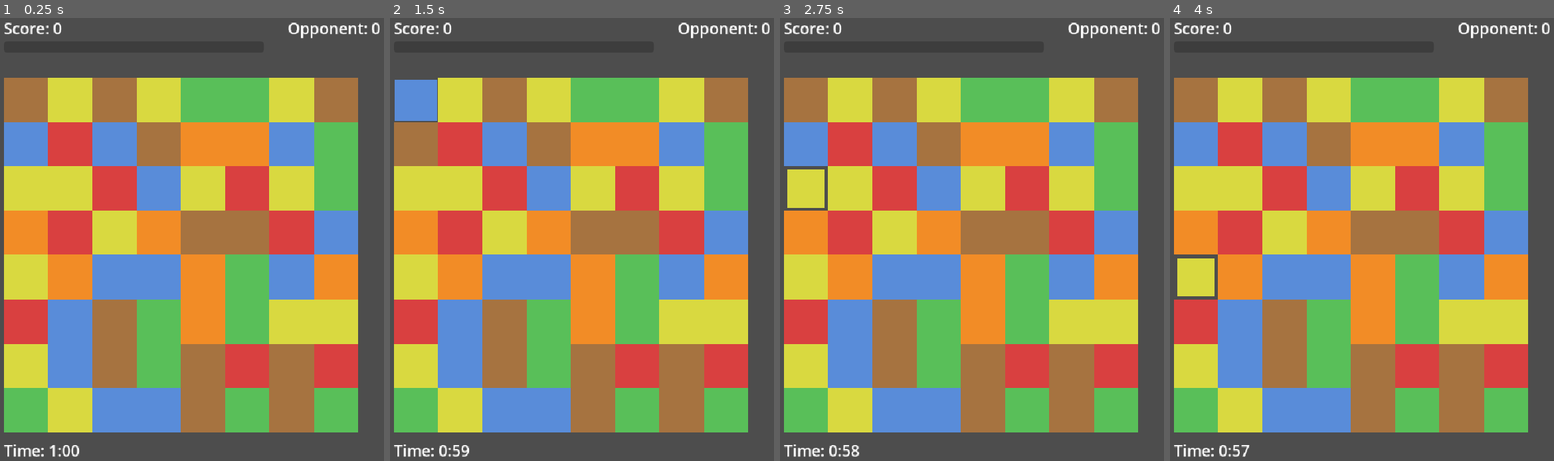
Above: before the commit, frames 1-4 (left to right).
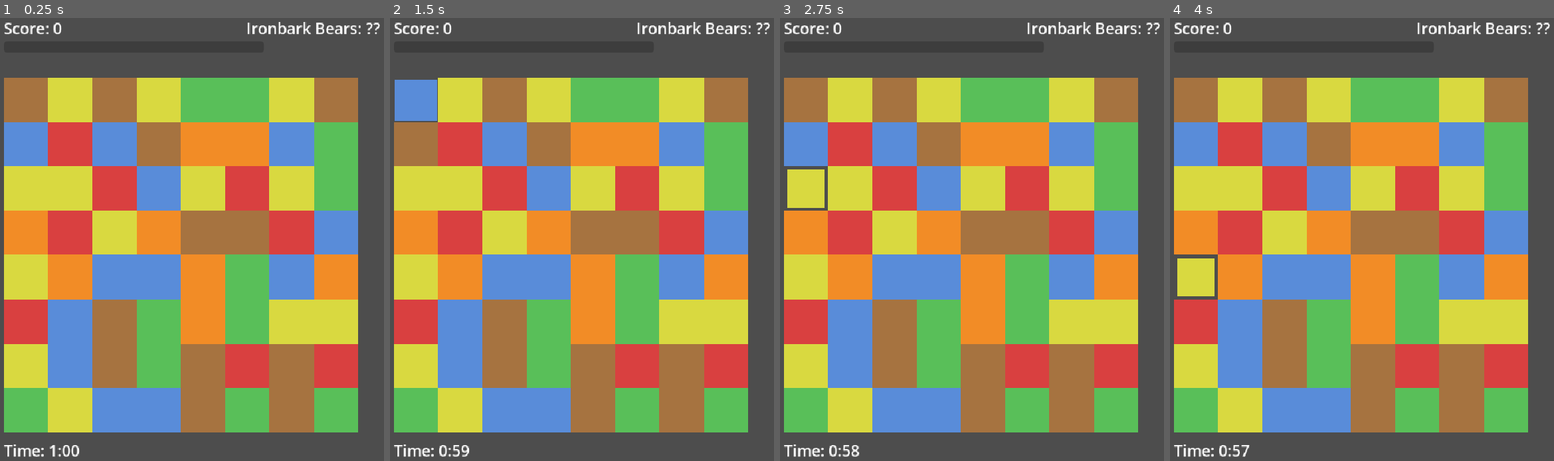
Above: after the commit, the same moments.

Repository: Pazderk/Wild-League-Match
Game: Godot game, scene res://scenes/board.tscn
The game is run twice, just before and just after one commit, with the same random seed, the same clock (stepped at 60 frames per second) and the same inputs.
Inputs (mouse positions are in pixels of both pictures, inside the frame that each line leads up to):
- Up to frame 1 (0.25 s): no input
- Up to frame 2 (1.5 s): tap Enter at 0.5 s; move the mouse to (416, 102) at 0.52 s; click (416, 102) at 0.67 s; move the mouse to (416, 146) at 1.27 s; click (416, 146) at 1.42 s
- Up to frame 3 (2.75 s): tap Space at 2 s; move the mouse to (806, 190) at 2.02 s; click (806, 190) at 2.17 s
- Up to frame 4 (4 s): tap Enter at 2.75 s; move the mouse to (1196, 235) at 2.77 s; click (1196, 235) at 2.92 s; tap Space at 3.5 s; move the mouse to (1196, 279) at 3.52 s; click (1196, 279) at 3.67 s

The runs differ from the first frame. In frame 1, 0.5% of the frame differs, in the area x 64-99%, y 0-5%; in frame 2, 0.5%; in frame 3, 0.5%; in frame 4, 0.5%.

Commit message:
Add 8-team season with per-team score ranges and a hidden-until-crunch-time opponent score
- New SeasonManager autoload: 8 teams played in sequence (looping), each
  with its own target-score range; the Vipers are a rival with a notably
  higher range. Win/loss is tracked per team and persisted to disk, so it
  survives closing and reopening the game.
- The opponent's score for the game is rolled from the current team's
  range at the start and fixed for the whole game, but stays hidden on the
  HUD ("Team: ??") until 15 seconds remain, then reveals. Walk-off Win can
  now only fire after that reveal, so the earliest one can happen is with
  15 seconds left instead of potentially in the first few moves.
- End screen now shows the just-played team's record and the season总 win-
  loss totals alongside the existing box score.

Diff:
--- a/project.godot
+++ b/project.godot
@@ -22,6 +22,10 @@
 window/stretch/mode="canvas_items"
 window/stretch/aspect="expand"
 
+[autoload]
+
+SeasonManager="*res://scripts/season_manager.gd"
+
 [physics]
 
 3d/physics_engine="Jolt Physics"
--- a/scenes/board.tscn
+++ b/scenes/board.tscn
@@ -20,7 +20,7 @@
 offset_bottom = 50.0
 theme_override_font_sizes/font_size = 28
 horizontal_alignment = 2
-text = "Opponent: 0"
+text = "Team: ??"
 
 [node name="RallyBar" type="ProgressBar" parent="."]
 offset_left = 20.0
@@ -113,9 +113,9 @@
 [node name="EndPanel" type="Panel" parent="."]
 visible = false
 offset_left = 60.0
-offset_top = 330.0
+offset_top = 300.0
 offset_right = 660.0
-offset_bottom = 680.0
+offset_bottom = 715.0
 
 [node name="EndTitleLabel" type="Label" parent="EndPanel"]
 offset_left = 20.0
@@ -133,21 +133,23 @@
 offset_bottom = 120.0
 theme_override_font_sizes/font_size = 22
 horizontal_alignment = 1
-text = "Final Score: 0   Opponent: 0"
+text = "Final Score: 0   Team: 0"
 
 [node name="StatsLabel" type="Label" parent="EndPanel"]
 offset_left = 20.0
 offset_top = 135.0
 offset_right = 580.0
-offset_bottom = 245.0
+offset_bottom = 280.0
 theme_override_font_sizes/font_size = 18
 horizontal_alignment = 1
 text = "Doubles: 0   Triples: 0   Home Runs: 0
-Grand Slams: 0   MVP Blasts: 0   Longest Cascade: 0"
+Grand Slams: 0   MVP Blasts: 0   Longest Cascade: 0
+
+vs Team: 0-0      Season: 0-0"
 
 [node name="PlayAgainButton" type="Button" parent="EndPanel"]
 offset_left = 200.0
-offset_top = 270.0
+offset_top = 305.0
 offset_right = 380.0
-offset_bottom = 320.0
+offset_bottom = 355.0
 text = "Play Again"
--- a/scripts/board.gd
+++ b/scripts/board.gd
@@ -1,8 +1,8 @@
 extends Node2D
 
 ## One "game": an 8x8 swap-3 board played against a running clock, racing a
-## live opponent score that climbs over the course of the game. Beat their
-## live score when time runs out (or hit a Walk-off Win first) to win.
+## hidden opponent score that's revealed with 15 seconds left. Beat it when
+## time runs out (or hit a Walk-off Win in that final stretch) to win.
 ##
 ## Tiles never move as nodes — we swap/shift the `gem_type`/`special_type`
 ## values stored on each fixed-position tile, which keeps match/gravity logic
@@ -33,11 +33,11 @@
 # 10s Rally window itself) resumes.
 const RALLY_ANNOUNCE_DURATION := 2.0
 
-# The opponent's live score climbs toward this by the time the clock runs
-# out (with some randomness in pacing), rather than sitting at a fixed number
-# the whole game.
-const OPPONENT_TICK_MIN := 3.0
-const OPPONENT_TICK_MAX := 7.0
+# The opponent's score is rolled (from the current team's range) and fixed
+# at game start, but stays hidden on the HUD until this many seconds remain —
+# a Walk-off Win can't happen before the reveal, so the earliest one can ever
+# fire is right at this mark.
+const OPPONENT_REVEAL_TIME_LEFT := 15.0
 
 # Consecutive successful swaps build a small bonus on top of everything else;
 # a whiffed swap or a few idle seconds resets it.
@@ -78,10 +78,10 @@
 var game_over := false
 var score := 0
 
-# Placeholder for now; a SeasonManager will later pass this in per-game,
-# rising each season/rival/playoff instead of being fixed here. This is what
-# the opponent's live score climbs toward, not a fixed win threshold itself.
-var target_score := 5000
+# Rolled from the current SeasonManager team's range at _ready(); this game's
+# fixed (but initially hidden) score to beat.
+var target_score := 0
+var current_team_name := ""
 
 var time_left := SESSION_SECONDS
 var rally_meter := 0.0
@@ -90,8 +90,7 @@
 var final_move_active := false
 
 var opponent_score := 0
-var opponent_tick_timer := 0.0
-var opponent_next_tick := 0.0
+var opponent_revealed := false
 
 var hot_hand_streak := 0
 var hot_hand_idle_timer := 0.0
@@ -107,14 +106,19 @@
 func _ready() -> void:
 	randomize()
 	_build_board()
-	opponent_label.text = "Opponent: %d" % opponent_score
+
+	var team: Dictionary = SeasonManager.get_current_team()
+	current_team_name = team.name
+	target_score = SeasonManager.roll_target_score()
+	opponent_score = target_score
+	opponent_label.text = "%s: ??" % current_team_name
+
 	_update_time_label()
 	rally_bar.max_value = RALLY_METER_MAX
 	rally_bar.value = 0.0
 	rally_status_label.visible = false
 	rally_announcement.visible = false
 	hot_hand_label.visible = false
-	opponent_next_tick = randf_range(OPPONENT_TICK_MIN, OPPONENT_TICK_MAX)
 
 	var generator := AudioStreamGenerator.new()
 	generator.mix_rate = 44100.0
@@ -135,11 +139,10 @@
 		time_left = max(time_left - delta, 0.0)
 		_update_time_label()
 
-		opponent_tick_timer += delta
-		if opponent_tick_timer >= opponent_next_tick:
-			opponent_tick_timer = 0.0
-			opponent_next_tick = randf_range(OPPONENT_TICK_MIN, OPPONENT_TICK_MAX)
-			_opponent_scores()
+		if not opponent_revealed and time_left <= OPPONENT_REVEAL_TIME_LEFT:
+			opponent_revealed = true
+			opponent_label.text = "%s: %d" % [current_team_name, opponent_score]
+			_show_big_play("FINAL STRETCH!")
 
 		hot_hand_idle_timer += delta
 		if hot_hand_idle_timer >= HOT_HAND_DECAY_IDLE_SECONDS and hot_hand_streak > 0:
@@ -155,18 +158,6 @@
 		rally_status_label.text = "RALLY! x%d (%ds)" % [RALLY_MULTIPLIER, ceil(rally_time_left)]
 		if rally_time_left <= 0.0:
 			rally_status_label.visible = false
-
-
-## The opponent's score climbs in irregular bursts rather than a smooth ramp,
-## generally tracking toward target_score by the time the clock runs out —
-## it's meant to feel like a live scoreboard, not a fixed number to clear.
-func _opponent_scores() -> void:
-	var time_fraction: float = clamp((SESSION_SECONDS - time_left) / SESSION_SECONDS, 0.0, 1.0)
-	var expected: float = target_score * time_fraction
-	var deficit: float = max(expected - opponent_score, 0.0)
-	var gain: int = int(max(20.0, deficit * randf_range(0.6, 1.4)))
-	opponent_score += gain
-	opponent_label.text = "Opponent: %d" % opponent_score
 
 
 func _update_time_label() -> void:
@@ -202,9 +193,17 @@
 	game_over = true
 	var did_win := score >= opponent_score
 	end_title_label.text = "YOU WIN!" if did_win else "GAME OVER"
-	final_score_label.text = "Final Score: %d   Opponent: %d" % [score, opponent_score]
-	stats_label.text = "Doubles: %d   Triples: %d   Home Runs: %d\nGrand Slams: %d   MVP Blasts: %d   Longest Cascade: %d" % [
-		stat_doubles, stat_triples, stat_home_runs, stat_grand_slams, stat_mvp_blasts, stat_longest_cascade
+	final_score_label.text = "Final Score: %d   %s: %d" % [score, current_team_name, opponent_score]
+
+	SeasonManager.report_result(did_win)
+	var record: Dictionary = SeasonManager.get_record(current_team_name)
+	var totals: Dictionary = SeasonManager.get_season_totals()
+	stats_label.text = ("Doubles: %d   Triples: %d   Home Runs: %d\n" +
+		"Grand Slams: %d   MVP Blasts: %d   Longest Cascade: %d\n\n" +
+		"vs %s: %d-%d      Season: %d-%d") % [
+		stat_doubles, stat_triples, stat_home_runs,
+		stat_grand_slams, stat_mvp_blasts, stat_longest_cascade,
+		current_team_name, record.wins, record.losses, totals.wins, totals.losses
 	]
 	end_panel.visible = true
 
@@ -499,7 +498,7 @@
 		await get_tree().create_timer(0.1).timeout
 
 		var is_walkoff_event := event_label == "HOME RUN!" or event_label == "MVP BLAST!" or rally_just_started
-		if is_walkoff_event and score_before_step < opponent_score and score >= opponent_score:
+		if is_walkoff_event and opponent_revealed and score_before_step < opponent_score and score >= opponent_score:
 			await _trigger_walkoff()
 			return
 
--- /dev/null
+++ b/scripts/season_manager.gd
@@ -0,0 +1,86 @@
+extends Node
+
+## Autoload: survives scene reloads (the "Play Again" button just reloads
+## board.tscn), so the season schedule and win/loss records persist across
+## games within a session, and to disk across closing/reopening the app.
+##
+## 8 teams played in order, looping back to game 1 after the season ends.
+## The Vipers are the rival: a notably higher score range than the rest.
+
+const SAVE_PATH := "user://season_save.json"
+
+var teams := [
+	{"name": "Ironbark Bears", "min_score": 3500, "max_score": 4500, "rival": false},
+	{"name": "Riverside Otters", "min_score": 3800, "max_score": 4800, "rival": false},
+	{"name": "Copper Hawks", "min_score": 4000, "max_score": 5000, "rival": false},
+	{"name": "Frostpaw Wolves", "min_score": 4200, "max_score": 5200, "rival": false},
+	{"name": "Sundown Foxes", "min_score": 4400, "max_score": 5400, "rival": false},
+	{"name": "Highland Owls", "min_score": 4600, "max_score": 5600, "rival": false},
+	{"name": "Summit Eagles", "min_score": 4800, "max_score": 6000, "rival": false},
+	{"name": "Vipers", "min_score": 7000, "max_score": 9000, "rival": true},
+]
+
+var records := {} # team_name -> {"wins": int, "losses": int}
+var current_team_index := 0
+
+
+func _ready() -> void:
+	_load()
+
+
+func get_current_team() -> Dictionary:
+	return teams[current_team_index]
+
+
+func roll_target_score() -> int:
+	var team := get_current_team()
+	return randi_range(team.min_score, team.max_score)
+
+
+func report_result(did_win: bool) -> void:
+	var team := get_current_team()
+	if not records.has(team.name):
+		records[team.name] = {"wins": 0, "losses": 0}
+	if did_win:
+		records[team.name].wins += 1
+	else:
+		records[team.name].losses += 1
+	current_team_index = (current_team_index + 1) % teams.size()
+	_save()
+
+
+func get_record(team_name: String) -> Dictionary:
+	return records.get(team_name, {"wins": 0, "losses": 0})
+
+
+func get_season_totals() -> Dictionary:
+	var wins := 0
+	var losses := 0
+	for r in records.values():
+		wins += r.wins
+		losses += r.losses
+	return {"wins": wins, "losses": losses}
+
+
+func _save() -> void:
+	var data := {"current_team_index": current_team_index, "records": records}
+	var f := FileAccess.open(SAVE_PATH, FileAccess.WRITE)
+	if f:
+		f.store_string(JSON.stringify(data))
+		f.close()
+
+
+func _load() -> void:
+	if not FileAccess.file_exists(SAVE_PATH):
+		return
+	var f := FileAccess.open(SAVE_PATH, FileAccess.READ)
+	if not f:
+		return
+	var text := f.get_as_text()
+	f.close()
+
+	var parsed = JSON.parse_string(text)
+	if typeof(parsed) != TYPE_DICTIONARY:
+		return
+	current_team_index = parsed.get("current_team_index", 0)
+	records = parsed.get("records", {})
Not shown, added: scripts/season_manager.gd.uid
Not shown, changed: docs/index.html
Not shown, changed: docs/index.pck
